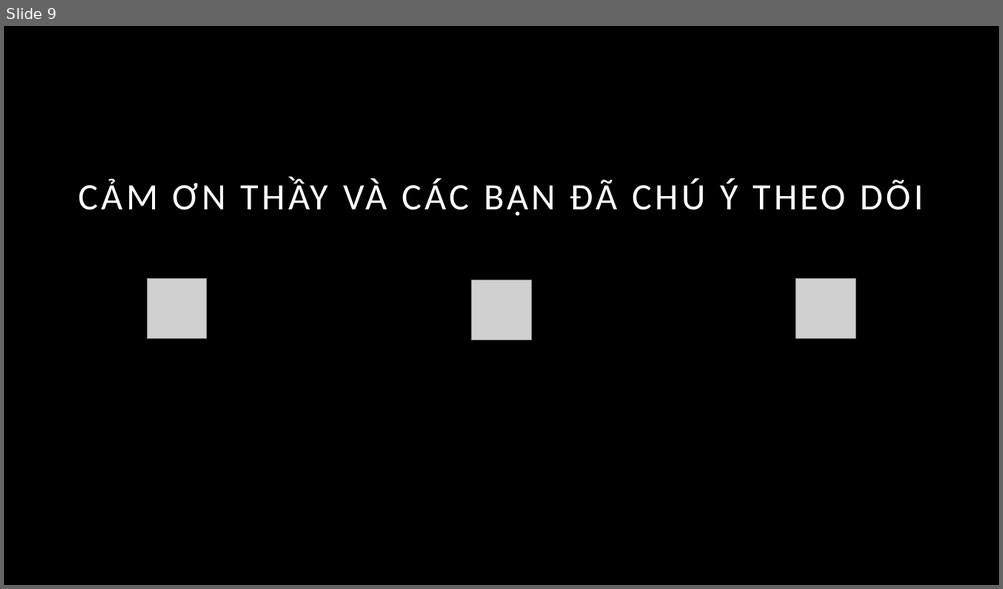
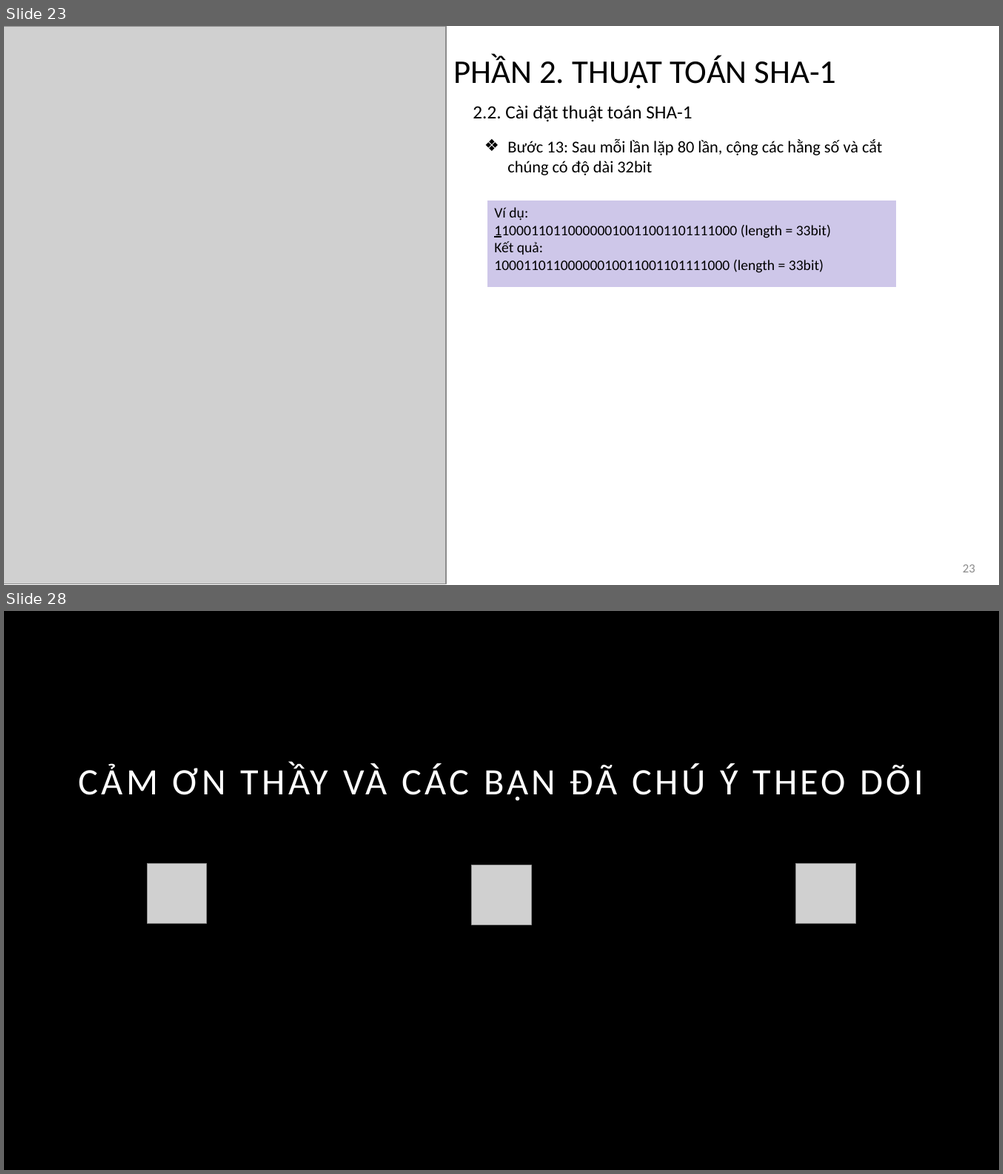
Before and after one commit to ThanhHai99/SGU_AnToanBaoMat, a slide deck: [final]_TT.pptx. Shown one above the other, each under a label of ours: slide 9 before the commit, slides 23 and 28 after it; the slides between them are not shown. The pictures are 1003x589 and 1003x1174 pixels, drawn with LibreOffice and Linux fonts; fonts in the diff are those of the drawing; grey boxes stand for pictures; background and template pictures are left out. Boxes give left, top, right and bottom in pixels: in the first picture for what was removed or moved away, otherwise in the second. Text is boxed around its words. In the diff, an @@ line names an element or a change of style, - is before the commit and + after.

```diff
--- a/[final]_TT.pptx
+++ b/[final]_TT.pptx
@@ slide 23 added at bbox=[4, 26, 999, 585], background #FFFFFF @@
@@ picture added at bbox=[4, 26, 446, 585] @@
@@ title added at bbox=[453, 56, 836, 89], 32 pt, text #000000 @@
+PHẦN 2. THUẬT TOÁN SHA-1
@@ text added at bbox=[472, 105, 691, 122], 18 pt, text #000000 @@
+2.2. Cài đặt thuật toán SHA-1
@@ text added at bbox=[507, 139, 882, 175], 16 pt, text #000000 @@
+❖ Bước 13: Sau mỗi lần lặp 80 lần, cộng các hằng số và cắt chúng có độ dài 32bit
@@ table added at bbox=[486, 201, 896, 289], 1 rows, 1 columns @@
+Ví dụ: / 110001101100000010011001101111000 (length = 33bit) / Kết quả: / 10001101100000010011001101111000 (length = 33bit)
@@ page number added at bbox=[962, 565, 975, 573], 12 pt, text #8C8C8C @@
+23
@@ what was slide 9 is now slide 28 @@
```
Also in this commit, not shown: 2 slides changed, 23 other slides added, 5 slides removed, 2 other files.
